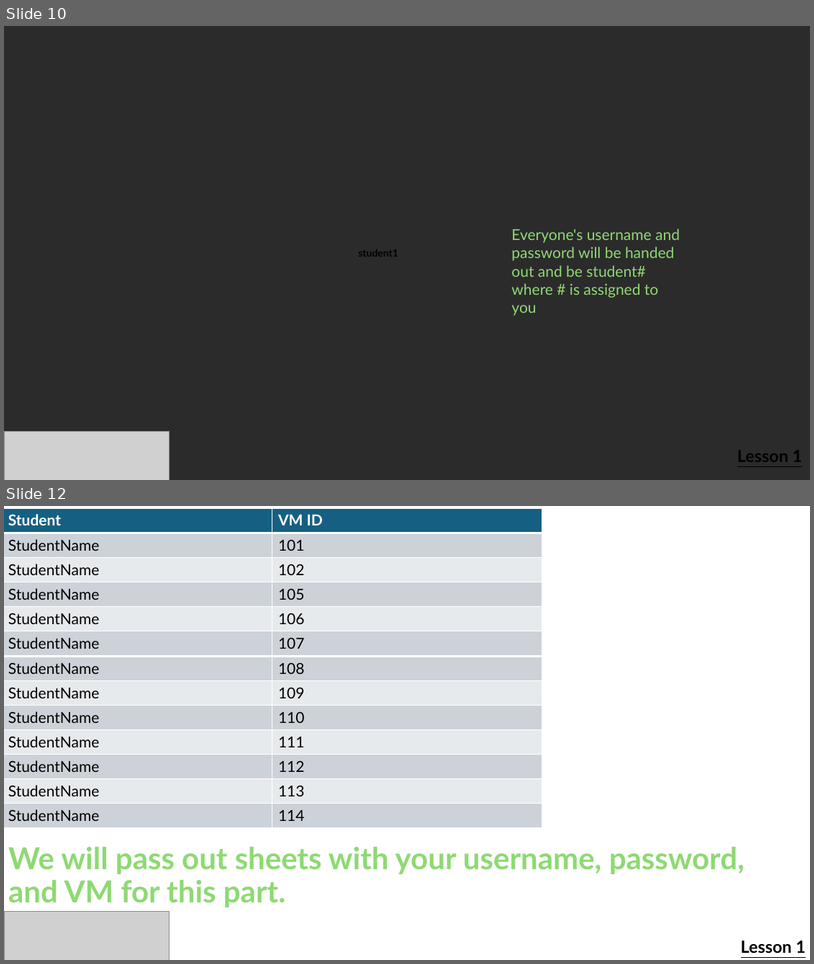
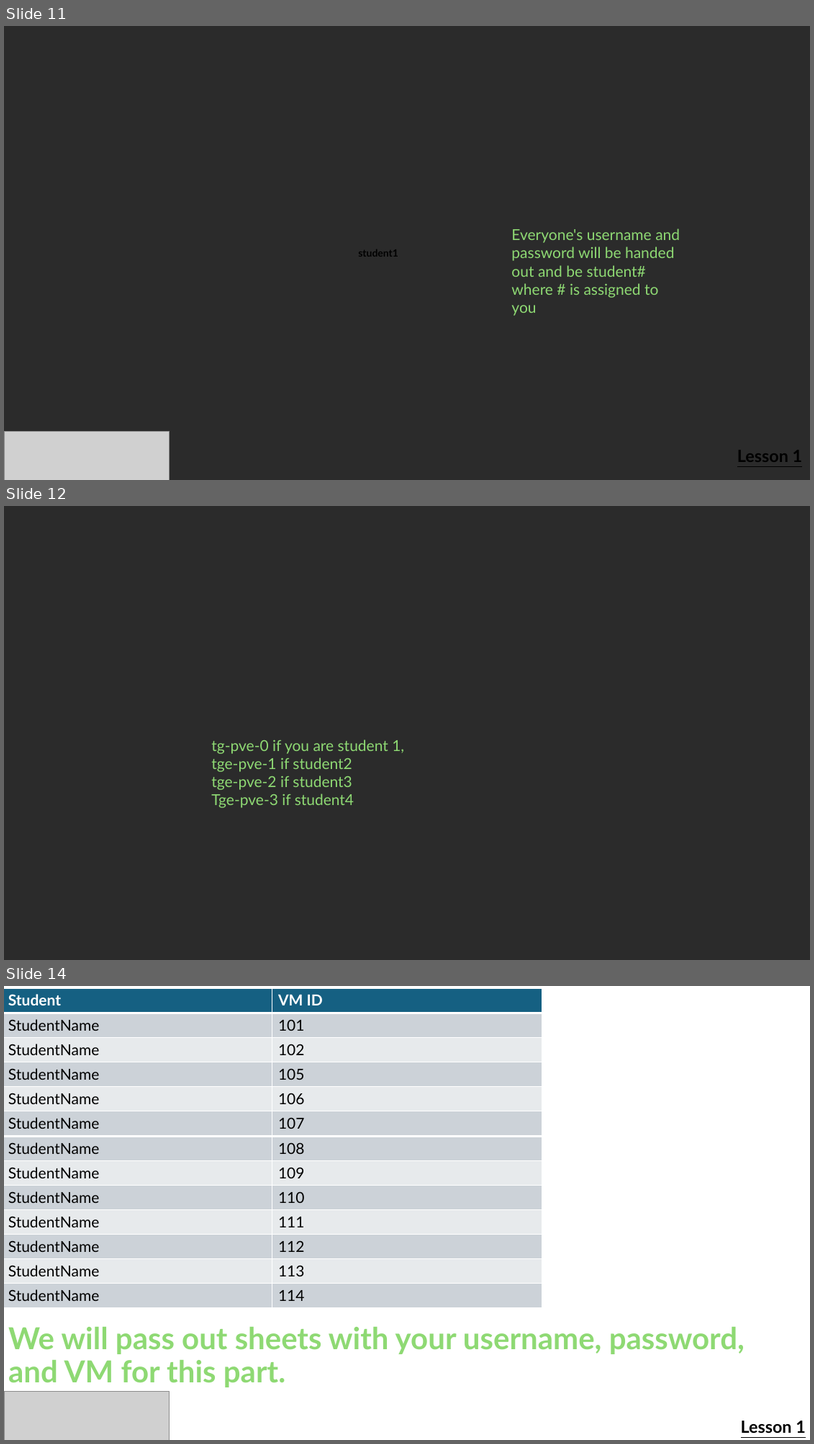
Before and after one commit to cadenkelly-lang/CyberSec-Networking-2026-REU, a slide deck: Module Content, End of Summer Presentation Content/Training Module Slides.pptx. Shown one above the other, each under a label of ours: slides 10 and 12 before the commit, slides 11, 12 and 14 after it; the slides between them are not shown. The pictures are 814x964 and 814x1444 pixels, drawn with LibreOffice and Linux fonts; fonts in the diff are those of the drawing; grey boxes stand for pictures; background and template pictures are left out; a plain dark background stands for a picture behind light text. Boxes give left, top, right and bottom in pixels: in the first picture for what was removed or moved away, otherwise in the second. Text is boxed around its words. In the diff, an @@ line names an element or a change of style, - is before the commit and + after.

```diff
--- a/Module Content, End of Summer Presentation Content/Training Module Slides.pptx
+++ b/Module Content, End of Summer Presentation Content/Training Module Slides.pptx
@@ slide 12 added at (x1=4, y1=506, x2=810, y2=960), background picture (left out) @@
@@ text added at (x1=211, y1=739, x2=404, y2=808), 18 pt, text #8ED973 @@
+tg-pve-0 if you are student 1,
+tge-pve-1 if student2
+tge-pve-2 if student3
+Tge-pve-3 if student4
@@ what was slide 10 is now slide 11 @@
@@ what was slide 12 is now slide 14 @@
```
Also in this commit, not shown: 10 slides changed, 2 other slides added, 1 slide removed, 1 other file.
